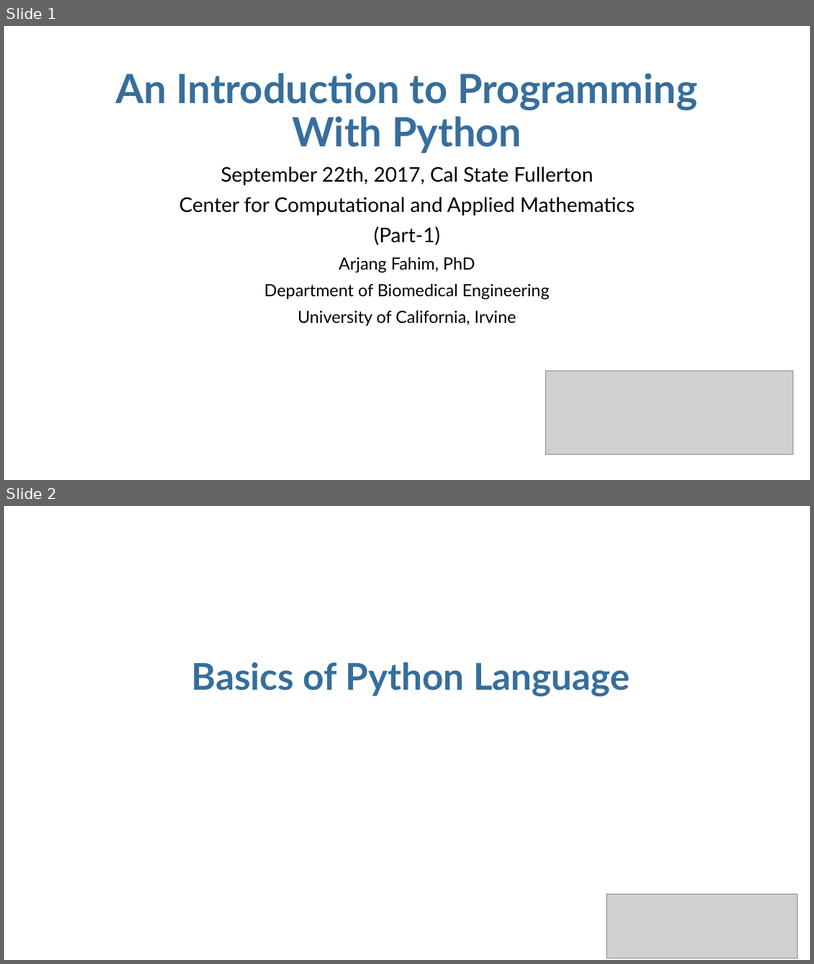
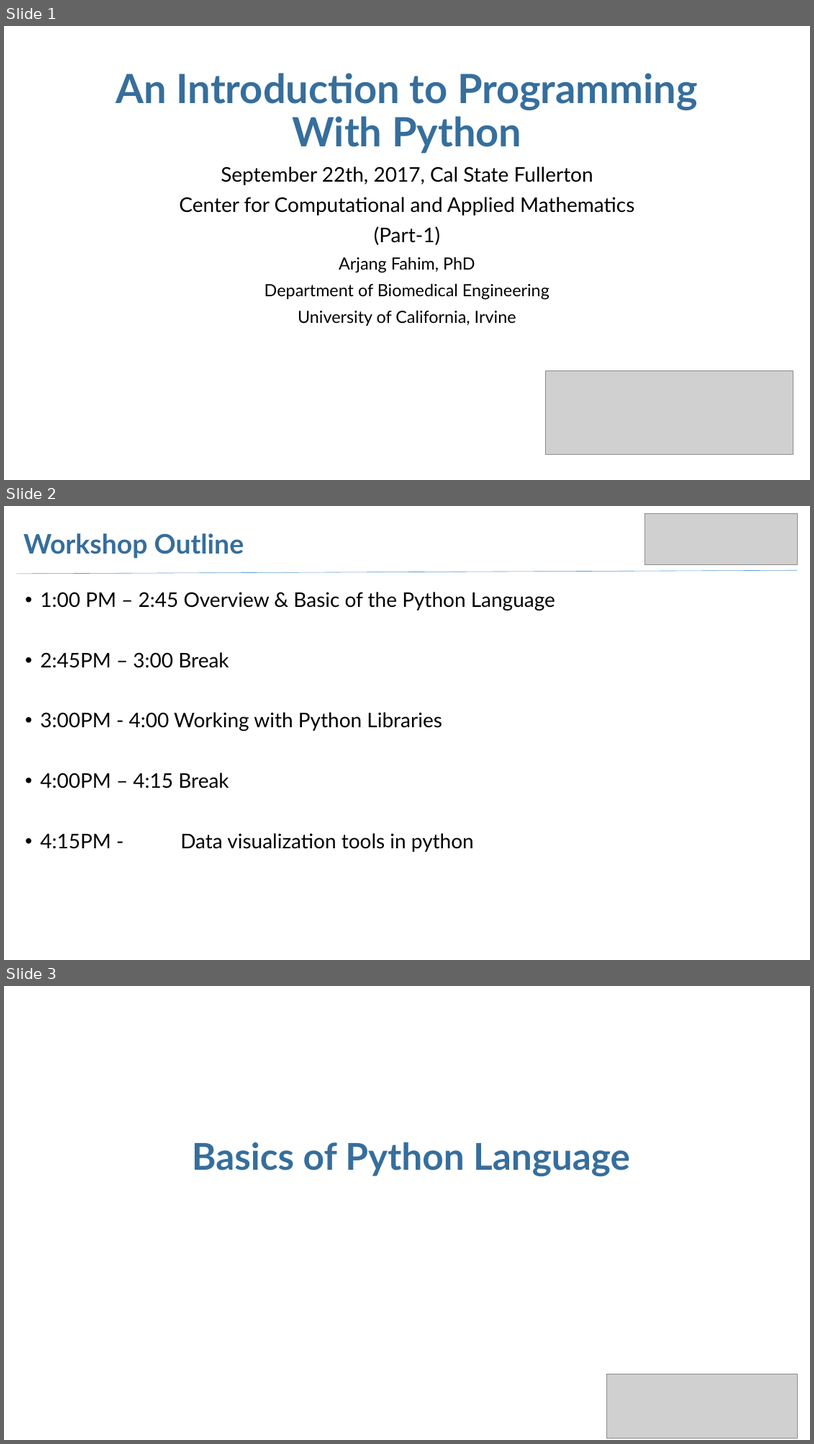
Before and after one commit to arjangvt/python-workshop, a slide deck: WorkshopSlides-Part1.pptx. Shown one above the other, each under a label of ours: slides 1 and 2 before the commit, slides 1, 2 and 3 after it. The pictures are 814x964 and 814x1444 pixels, drawn with LibreOffice and Linux fonts; fonts in the diff are those of the drawing; grey boxes stand for pictures. Boxes give left, top, right and bottom in pixels: in the first picture for what was removed or moved away, otherwise in the second. Text is boxed around its words. In the diff, an @@ line names an element or a change of style, - is before the commit and + after.

```diff
--- a/WorkshopSlides-Part1.pptx
+++ b/WorkshopSlides-Part1.pptx
@@ slide 2 added at (x1=4, y1=506, x2=810, y2=960), background #FFFFFF @@
@@ picture added at (x1=646, y1=513, x2=798, y2=565) @@
@@ title added at (x1=23, y1=533, x2=244, y2=559), 32 pt, text #366E9C, bold @@
+Workshop Outline
@@ line added from (17, 574) to (797, 570), #5B9BD5 0.5 pt @@
@@ text added at (x1=40, y1=592, x2=556, y2=852), 24 pt, text #000000 @@
+• 1:00 PM – 2:45 Overview & Basic of the Python Language
+• 2:45PM – 3:00 Break
+• 3:00PM - 4:00 Working with Python Libraries
+• 4:00PM – 4:15 Break
+• 4:15PM - Data visualization tools in python
@@ what was slide 2 is now slide 3 @@
```
Also in this commit, not shown: 1 other file.
